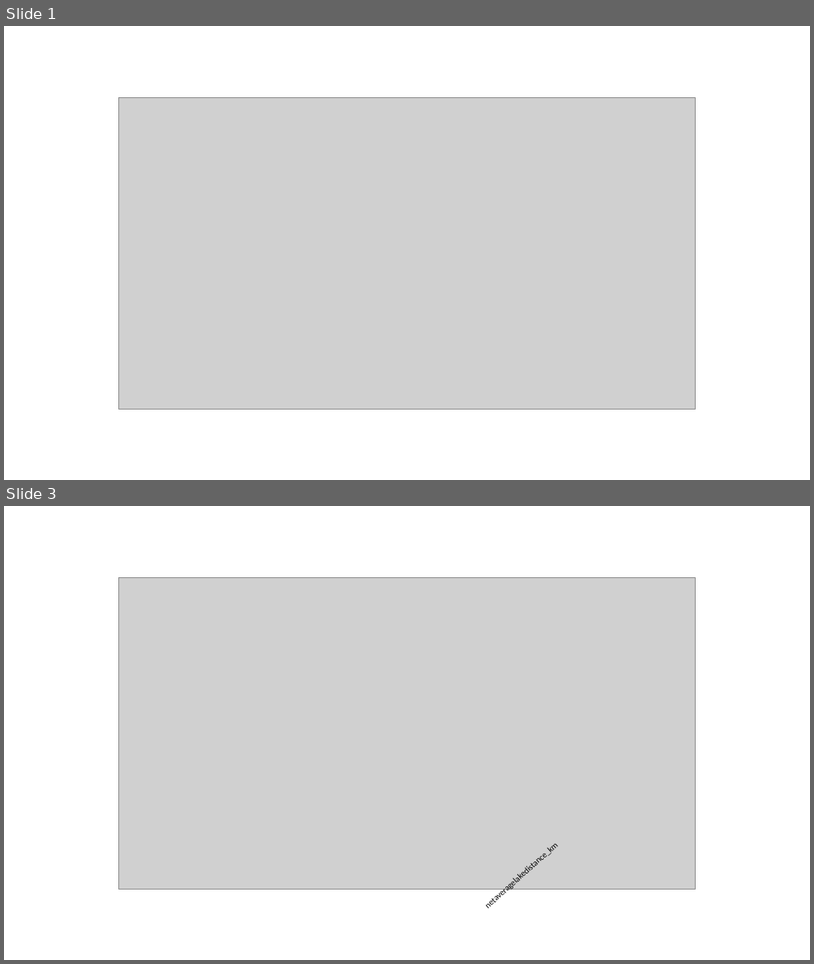
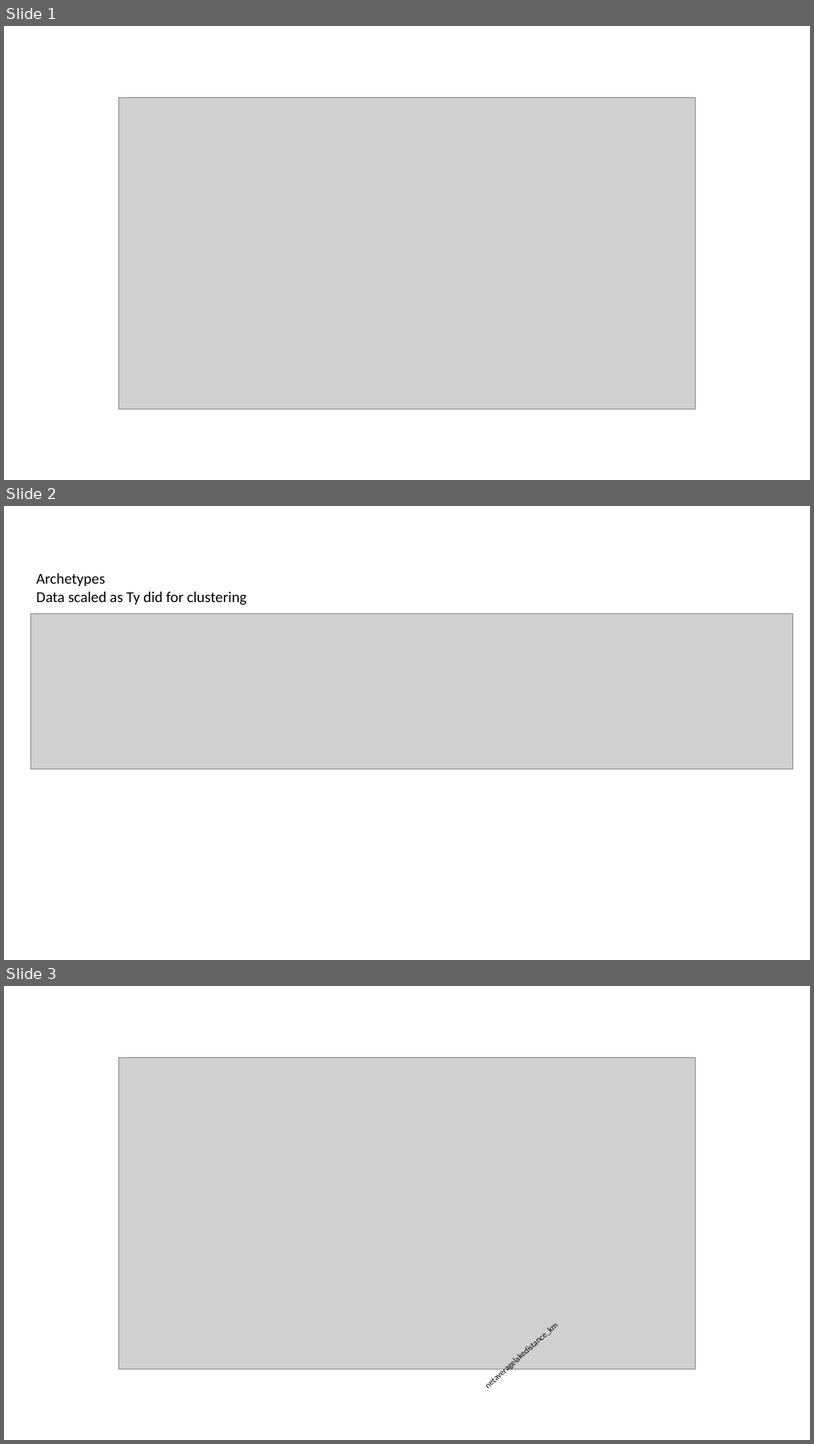
Before and after one commit to cont-limno/TripleC, a slide deck: Figures/Archetypes.pptx. Shown one above the other, each under a label of ours: slides 1 and 3 before the commit, slides 1, 2 and 3 after it; the slides between them are not shown. The pictures are 814x964 and 814x1444 pixels, drawn with LibreOffice and Linux fonts; fonts in the diff are those of the drawing; grey boxes stand for pictures. Boxes give left, top, right and bottom in pixels: in the first picture for what was removed or moved away, otherwise in the second. Text is boxed around its words. In the diff, an @@ line names an element or a change of style, - is before the commit and + after.

Commit message:
archetype or archetypo

```diff
--- a/Figures/Archetypes.pptx
+++ b/Figures/Archetypes.pptx
@@ slide 2 added at (4, 506, 810, 960), background #FFFFFF @@
@@ text added at (36, 573, 247, 605), 18 pt, text #000000 @@
+Archetypes
+Data scaled as Ty did for clustering
@@ picture added at (30, 614, 794, 768) @@
```
Also in this commit, not shown: 1 other slide added, 1 slide removed, 1 other file.
